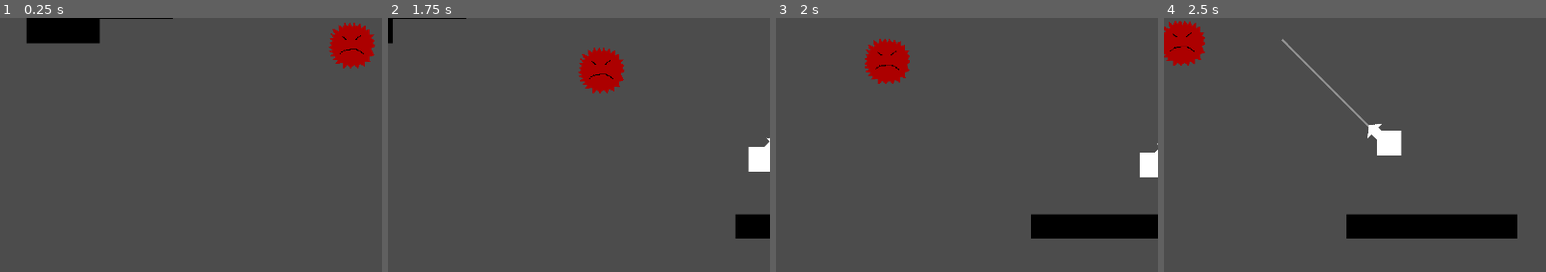
Above: before the commit, frames 1-4 (left to right).
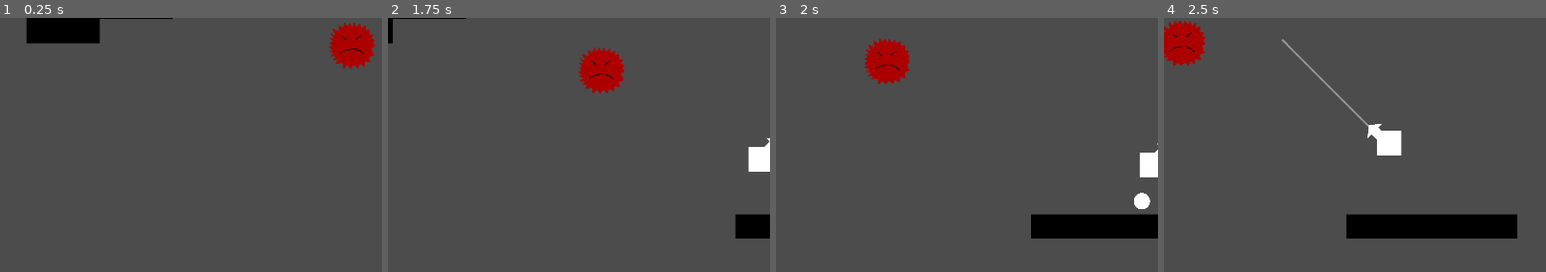
Above: after the commit, the same moments.

Repository: cjsweeten101/dws
Game: Godot game, scene res://Levels/TestingLevel.tscn
The game is run twice, just before and just after one commit, with the same random seed, the same clock (stepped at 60 frames per second) and the same inputs.
Inputs:
- Up to frame 1 (0.25 s): no input
- Up to frame 2 (1.75 s): tap Enter (action) at 0.5, 0.6, 1.35 s; hold D (right) from 0.53 s (still down)
- Up to frame 3 (2 s): keep holding D (right)
- Up to frame 4 (2.5 s): release D (right) at 2.03 s; hold A (left) from 2.03 s (still down); tap Enter (action) at 2.1 s
The pictures show only the part of the screen within x 16-66%, y 24-74%; the shares and areas given below are measured in that part.

Frames 1-2 are identical in both runs. In frame 3, 0.2% of the frame differs, in the area x 93-98%, y 68-76%; in frame 4, nothing differs.

Commit message:
ok bug fixed prolly

Diff:
--- a/Enemies/SoftWalky.gd
+++ b/Enemies/SoftWalky.gd
@@ -32,7 +32,9 @@
 
 func _on_HurtBox_body_entered(body):
 	if body.is_in_group("player"):
-		body.remove_health(1)
+		if body.is_grappled():
+			body.remove_health(1)
 
 func hit():
-	queue_free()
+	current_speed = Vector2(0,0)
+	$AnimationPlayer.play("explosion_anim")
--- a/Enemies/SoftWalky.tscn
+++ b/Enemies/SoftWalky.tscn
@@ -1,7 +1,9 @@
-[gd_scene load_steps=3 format=2]
+[gd_scene load_steps=5 format=2]
 
 [ext_resource path="res://Enemies/SoftWalky.gd" type="Script" id=1]
 [ext_resource path="res://Enemies/temp_soft_walky.png" type="Texture" id=2]
+[ext_resource path="res://Enemies/explosion_anim.tres" type="Animation" id=3]
+[ext_resource path="res://Enemies/explosion_temp.png" type="Texture" id=4]
 
 [node name="SoftWalky" type="KinematicBody2D" groups=[
 "soft",
@@ -49,4 +51,20 @@
 build_mode = 0
 polygon = PoolVector2Array( -59, 32, -63, 20, -63, 5, -50, -15, -13, -31, 13, -32, 46, -18, 63, 6, 63, 25, 60, 32 )
 
+[node name="AnimationPlayer" type="AnimationPlayer" parent="." index="4"]
+
+root_node = NodePath("..")
+autoplay = ""
+playback_process_mode = 1
+playback_default_blend_time = 0.0
+playback_speed = 1.0
+anims/explosion_anim = ExtResource( 3 )
+blend_times = [  ]
+
+[node name="ExplosionSprite" type="Sprite" parent="." index="5"]
+
+visible = false
+scale = Vector2( 1.5, 1.5 )
+texture = ExtResource( 4 )
+
 [connection signal="body_entered" from="HurtBox" to="." method="_on_HurtBox_body_entered"]
--- a/Player/Player.gd
+++ b/Player/Player.gd
@@ -175,3 +175,6 @@
 		current_speed.y = 0
 	current_speed.y -= 1000
 	current_speed.x *= 2
+
+func is_grappled():
+	return grappled
Not shown: 4 places in Enemies/SpikyFloaty.tscn that only renumber resources
